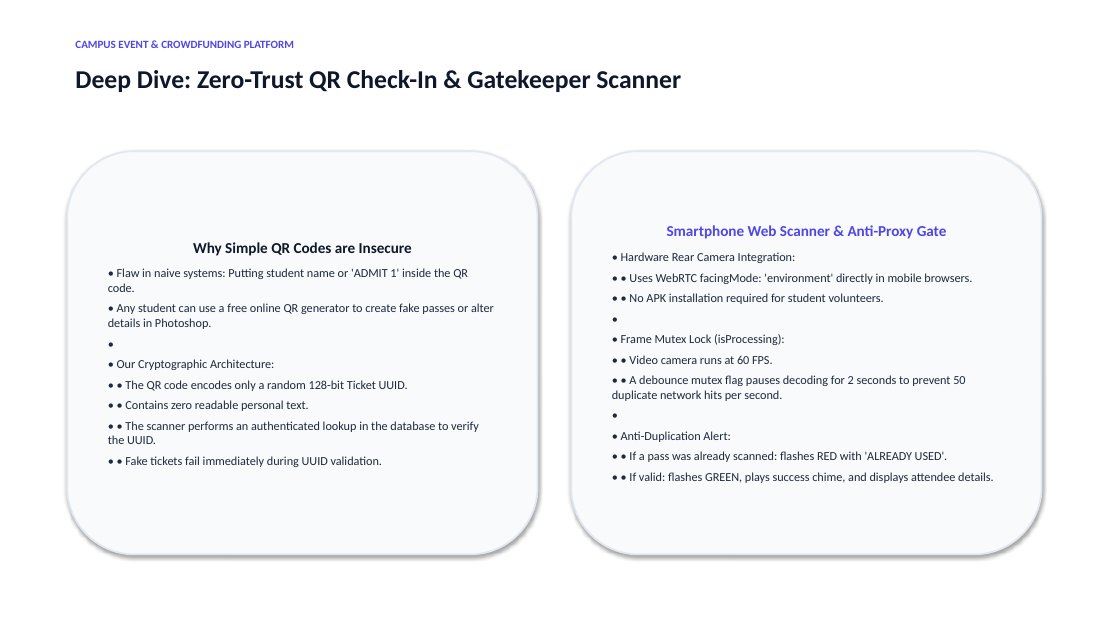
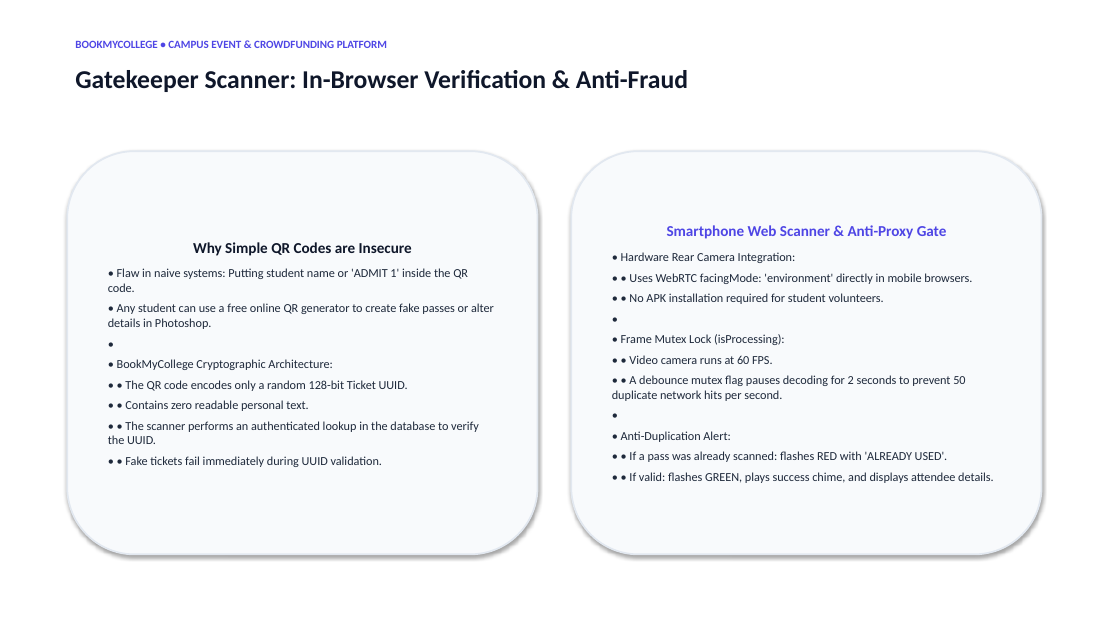
Before and after one commit to HarshitSingh-1/ITW, a slide deck: slide 6 of CAMPUS_EVENT_PLATFORM_PRESENTATION.pptx. Drawn at 1120x630 pixels with LibreOffice and Linux fonts; fonts in the diff are those of the drawing. Boxes give left, top, right and bottom in pixels: in the first picture for what was removed or moved away, otherwise in the second. Text is boxed around its words. In the diff, an @@ line names an element or a change of style, - is before the commit and + after.

Commit message:
branding: prominently integrate BookMyCollege across PowerPoint deck and viva guides

```diff
--- a/CAMPUS_EVENT_PLATFORM_PRESENTATION.pptx
+++ b/CAMPUS_EVENT_PLATFORM_PRESENTATION.pptx
@@ text at (75, 40, 387, 48): text changed @@
-CAMPUS EVENT & CROWDFUNDING PLATFORM
+BOOKMYCOLLEGE • CAMPUS EVENT & CROWDFUNDING PLATFORM
@@ text at (75, 70, 688, 92): text changed @@
-Deep Dive: Zero-Trust QR Check-In & Gatekeeper Scanner
+Gatekeeper Scanner: In-Browser Verification & Anti-Fraud
@@ text in rounded rectangle at (117, 359, 332, 370): text changed @@
-• Our Cryptographic Architecture:
+• BookMyCollege Cryptographic Architecture:
```
Also in this commit, not shown: 11 other slides changed, 3 other files.
